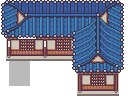
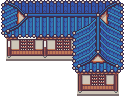
Before/after of a 128×96 layered artwork. What changed in the layer stack:
added layer "Group 14 copy" above "Group 14" over [1, 0, 124, 73]
added group "Group 14" with 51 layers above "건물" over [1, 0, 124, 73]
moved "지붕" into group "Group 14" over [5, 3, 124, 73]
moved "지붕가로 copy" into group "Group 14", painted on it over [83, 0, 124, 38]
moved "지붕가로" into group "Group 14" over [1, 0, 124, 38]
hid "Layer 897" over [1, 0, 124, 86]
hid "Layer 890" over [1, 3, 124, 86]
hid "Layer 895" over [7, 35, 53, 38]
hid "Layer 893" over [1, 3, 124, 75]
hid "Layer 894" over [3, 8, 122, 86]
hid "Layer 896" over [2, 34, 124, 86]
hid group "집" (83 layers) over [1, 4, 124, 86]
hid "Background" over [1, 0, 124, 86]
